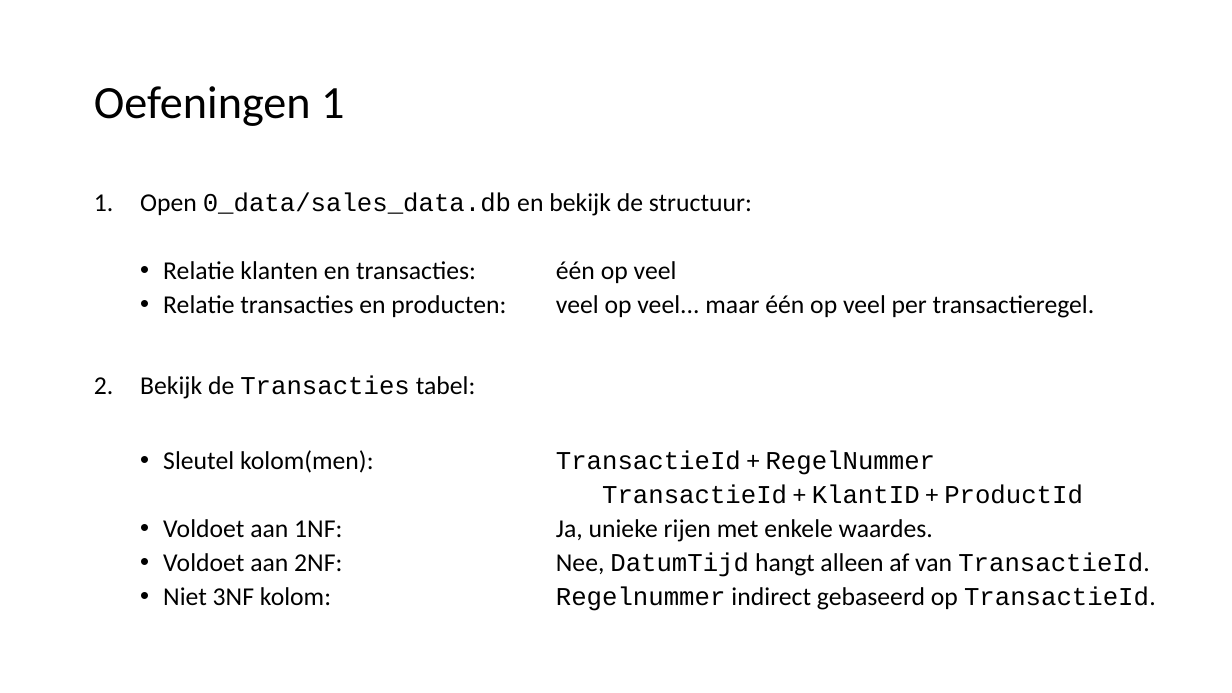
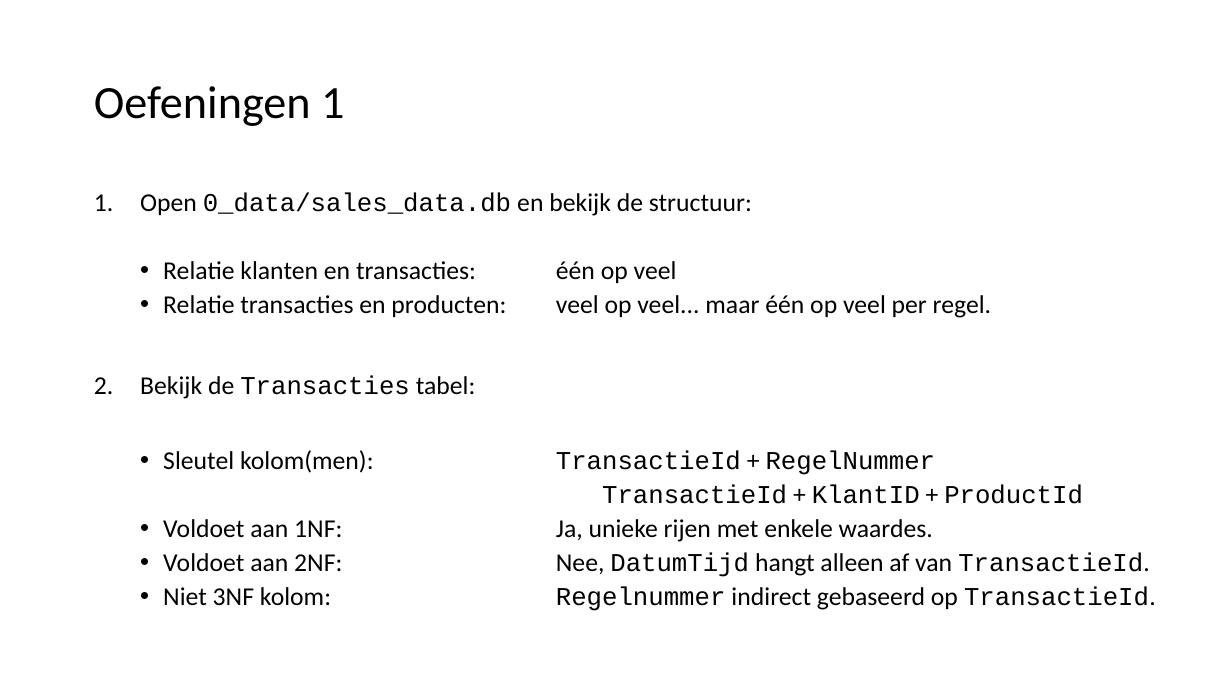
Before and after one commit to LFKoning/knowledge-sharing, a slide deck: slide 21 of sql_course_2p/2_database_design/2_database_design.pptx. Drawn at 1232x693 pixels with LibreOffice and Linux fonts; fonts in the diff are those of the drawing. Boxes give left, top, right and bottom in pixels: in the first picture for what was removed or moved away, otherwise in the second. Text is boxed around its words. In the diff, an @@ line names an element or a change of style, - is before the commit and + after.

```diff
--- a/sql_course_2p/2_database_design/2_database_design.pptx
+++ b/sql_course_2p/2_database_design/2_database_design.pptx
@@ text at box(163, 295, 991, 318): text changed @@
-  • Relatie transacties en producten: veel op veel... maar één op veel per transactieregel.
+  • Relatie transacties en producten: veel op veel... maar één op veel per regel.
```
Also in this commit, not shown: 7 other slides changed, 2 slides added, 2 slides removed, 4 other files.
